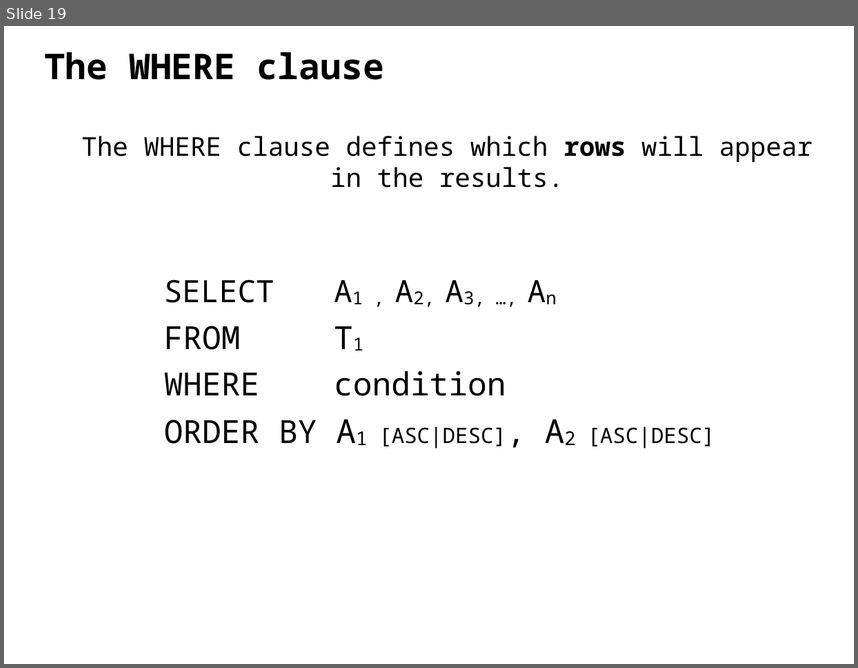
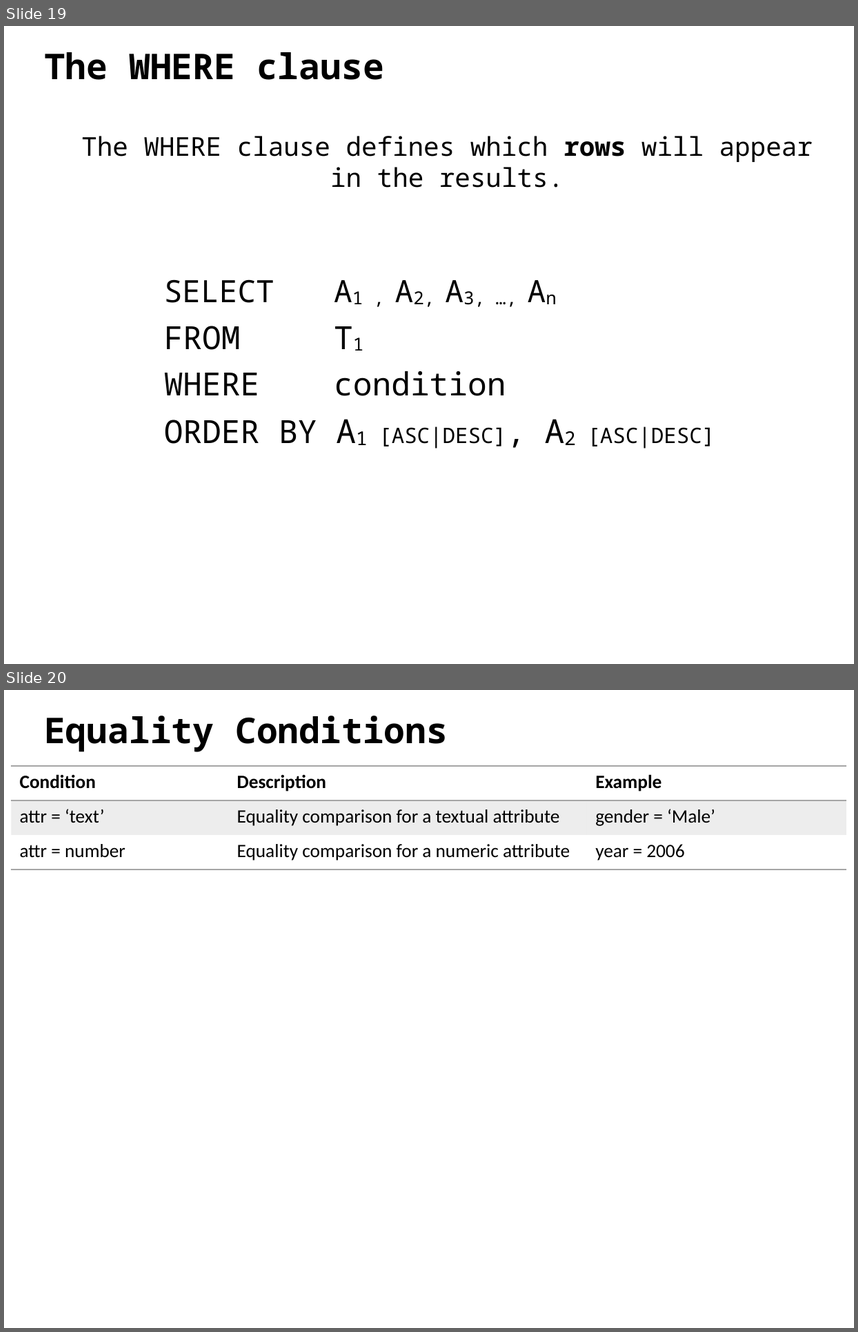
Before and after one commit to ipeirotis/introduction-to-databases, a slide deck: C-SQL.pptx. Shown one above the other, each under a label of ours: slide 19 before the commit, slides 19 and 20 after it. The pictures are 858x668 and 858x1332 pixels, drawn with LibreOffice and Linux fonts; fonts in the diff are those of the drawing. Boxes give left, top, right and bottom in pixels: in the first picture for what was removed or moved away, otherwise in the second. Text is boxed around its words. In the diff, an @@ line names an element or a change of style, - is before the commit and + after.

```diff
--- a/C-SQL.pptx
+++ b/C-SQL.pptx
@@ slide 20 added at <box>4,690,854,1328</box>, background #FFFFFF @@
@@ text added at <box>44,716,448,752</box>, 30 pt, text #000000, bold @@
+Equality Conditions
@@ table added at <box>11,766,846,869</box>, 3 rows, 3 columns @@
+Condition | Description | Example
+attr = ‘text’ | Equality comparison for a textual attribute | gender = ‘Male’
+attr = number | Equality comparison for a numeric attribute | year = 2006
```
Also in this commit, not shown: 7 slides changed, 6 other slides added, 1 slide removed.
